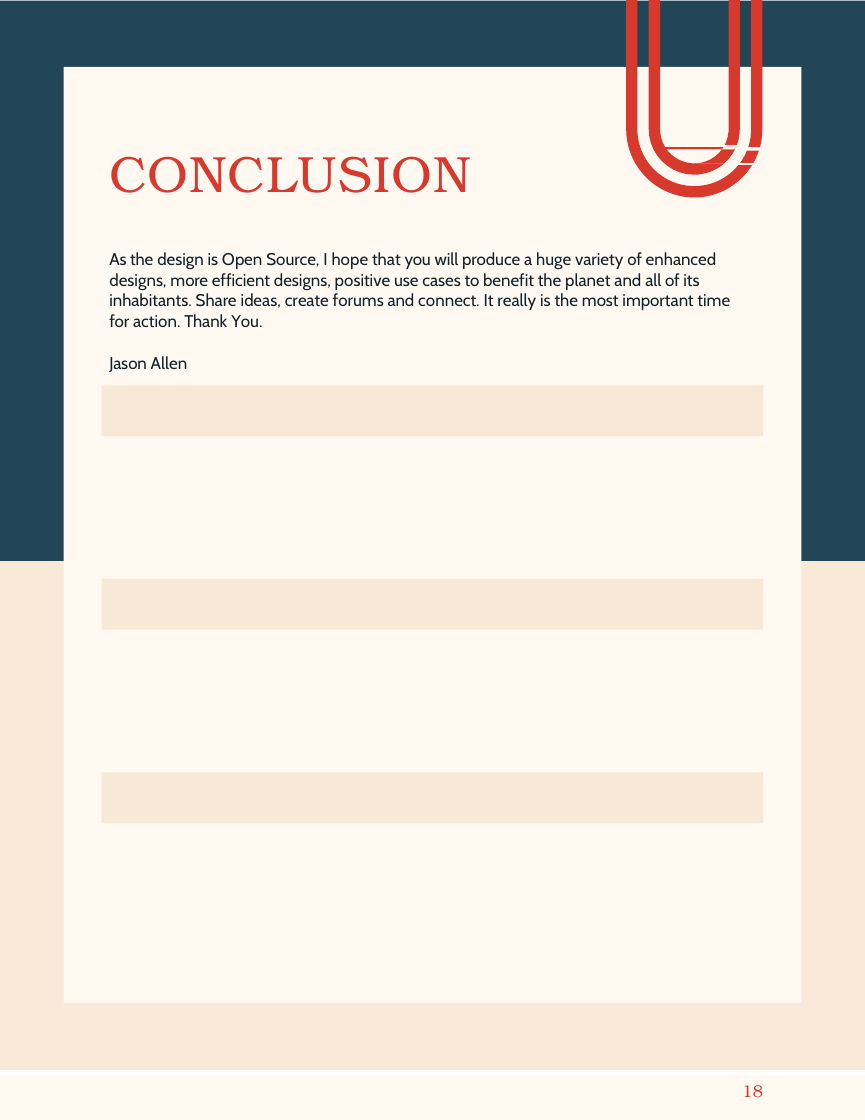
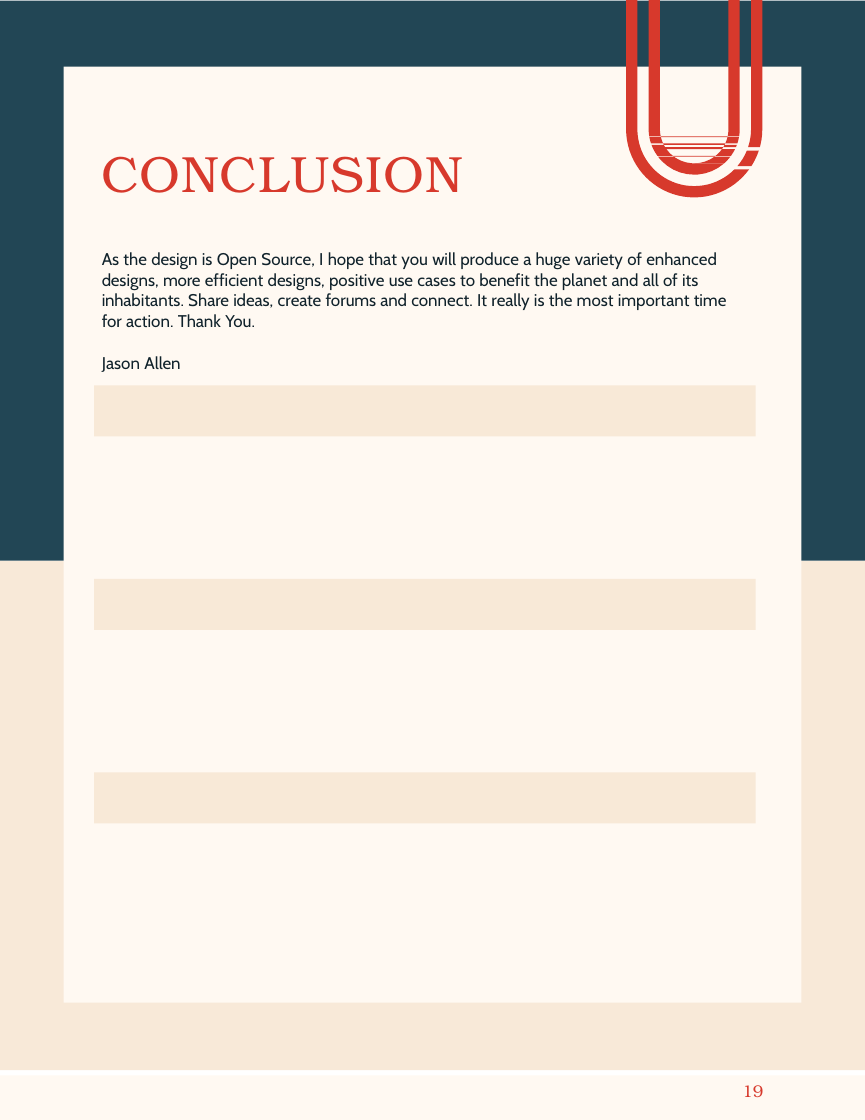
Before and after one commit to AMACMachine/Free-Energy, a slide deck: slide 19 of AMAC White Paper September 2nd 2023.pptx (slide 18 before the commit). Drawn at 865x1120 pixels with LibreOffice and Linux fonts; fonts in the diff are those of the drawing. Boxes give left, top, right and bottom in pixels: in the first picture for what was removed or moved away, otherwise in the second. Text is boxed around its words. In the diff, an @@ line names an element or a change of style, - is before the commit and + after.

```diff
--- a/AMAC White Paper September 2nd 2023.pptx
+++ b/AMAC White Paper September 2nd 2023.pptx
@@ freeform shape at (x1=626, y1=0, x2=762, y2=197): fill #D73A2C to #D7392C; outline redrawn @@
@@ freeform shape at (x1=648, y1=0, x2=740, y2=175): fill #D73A2C to #D7392C; outline redrawn @@
@@ title "CONCLUSION" at (x1=102, y1=156, x2=464, y2=193): text colour #D73A2C to #D7392C; letter spacing 0.8 to 0.6 pt, letter spacing 0.3 to 0.6 pt, letter spacing 1.1 to 0.8 pt, letter spacing 0.5 to 0.9 pt, letter spacing 0.8 to 0.9 pt in "CONCLUSION"; indent changed @@
@@ 6 freeform shapes, 1 text moved together from (x1=102, y1=252, x2=763, y2=822) to (x1=95, y1=252, x2=756, y2=823) @@
@@ text "As the design is Open ..." at (x1=102, y1=252, x2=727, y2=372): letter spacing -0.1 to 0 pt in "As the design is Open Source, that ...", "Jason"; letter spacing 0 to -0.1 pt in "design enhanced designs, benefit ideas, forums really", "Allen"; letter spacing -0.1 to -0.2 pt in "Source,"; letter spacing -0.2 to -0.1 pt in "hope Share connect. really action."; letter spacing 0.1 to -0.1 pt in "variety"; letter spacing -0.2 to 0 pt in "designs,"; letter spacing -0.1 to 0.1 pt in "Allen" @@
@@ freeform shape at (x1=0, y1=1075, x2=865, y2=1119): outline redrawn @@
@@ page number at (x1=742, y1=1085, x2=763, y2=1097): text changed; text colour #D73A2C to #D7392C @@
-18
+19
```
Also in this commit, not shown: 15 other slides changed, 3 slides added, 2 slides removed, 1 other file.
